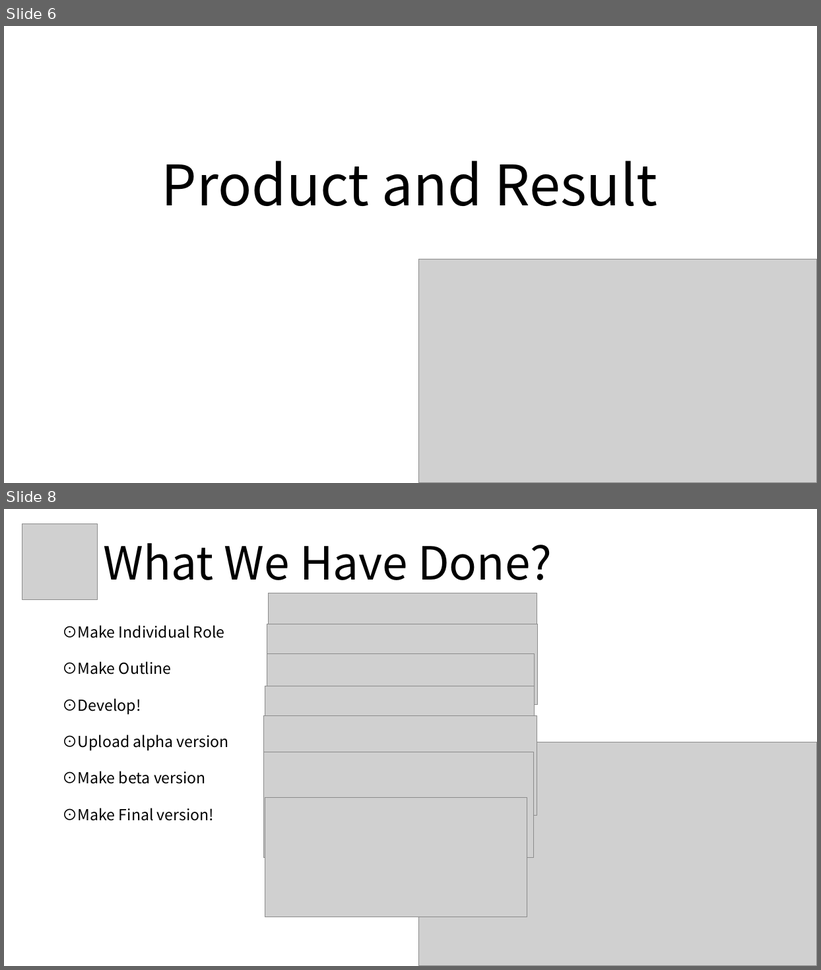
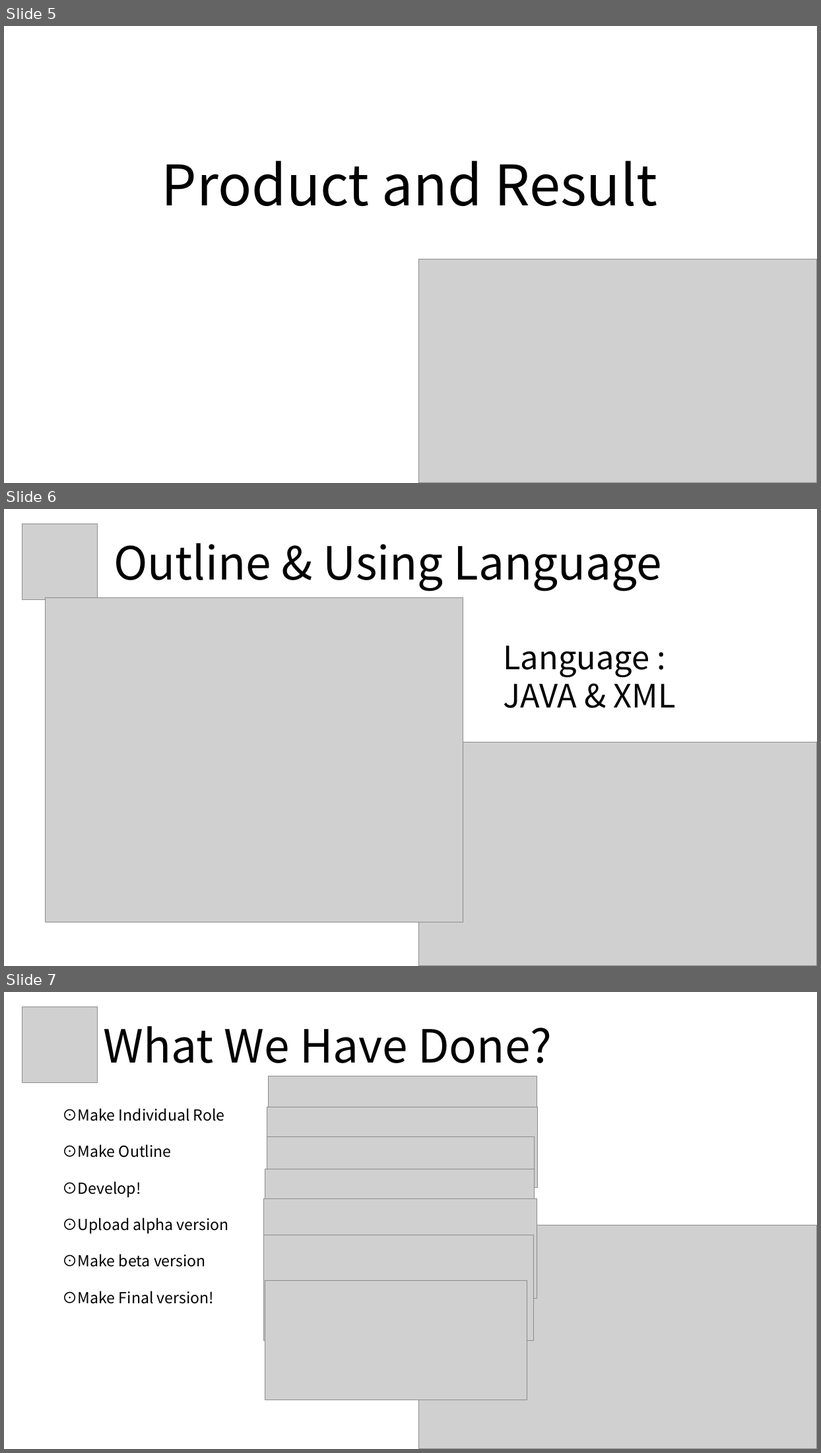
Before and after one commit to ggjae/2016msami, a slide deck: finalppt/final ppt_ver.3.pptx. Shown one above the other, each under a label of ours: slides 6 and 8 before the commit, slides 5, 6 and 7 after it; the slides between them are not shown. The pictures are 821x970 and 821x1453 pixels, drawn with LibreOffice and Linux fonts; fonts in the diff are those of the drawing; grey boxes stand for pictures. Boxes give left, top, right and bottom in pixels: in the first picture for what was removed or moved away, otherwise in the second. Text is boxed around its words. In the diff, an @@ line names an element or a change of style, - is before the commit and + after.

```diff
--- a/finalppt/final ppt_ver.3.pptx
+++ b/finalppt/final ppt_ver.3.pptx
@@ slide 6 added at box(4, 509, 817, 966), background #FFFFFF @@
@@ picture added at box(22, 524, 98, 600) @@
@@ text added at box(114, 543, 663, 591), 54 pt, text #000000 @@
+Outline & Using Language
@@ picture added at box(46, 598, 463, 923) @@
@@ text added at box(504, 646, 676, 708), 38 pt, text #000000 @@
+Language :
+JAVA & XML
@@ picture added at box(418, 742, 817, 966) @@
@@ what was slide 6 is now slide 5 @@
@@ what was slide 8 is now slide 7 @@
```
Also in this commit, not shown: 3 slides changed, 2 slides removed, 6 other files.
